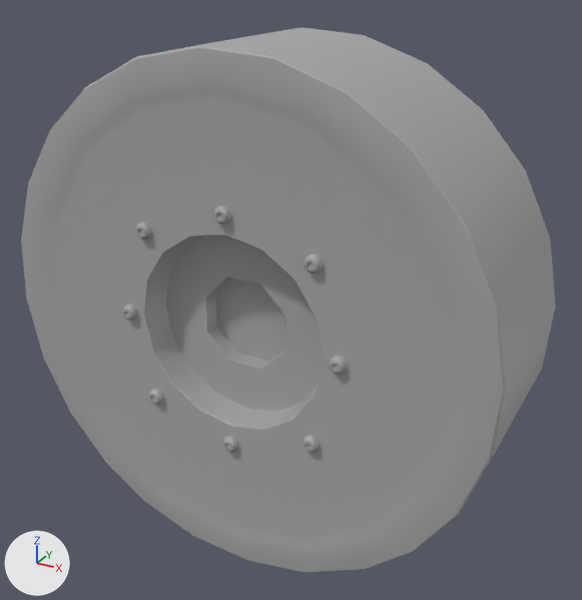
A saved change to the FBX model Assets/Assets/CarComponents/Tires/SM_Tire_OffRoad.fbx.
The view is the same before and after, from a 50 mm lens placed at (0.565, -0.972, 0.498), pointed at (0.022, 0.015, 0.005). The lights are fixed; the arrows at lower left show +X, +Y and +Z. Where no turn or scale is listed for an object, it has been applied to the vertices. Vertices at the same position are counted once.

The first picture shows 'SM_Tire_OffRoad'.
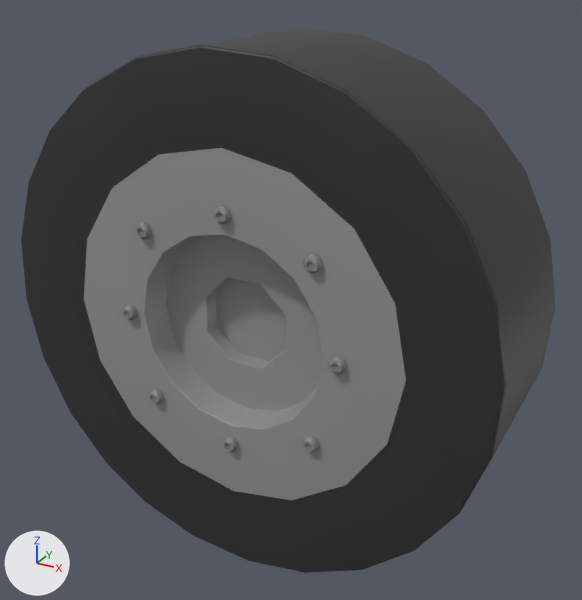
The newer file is also rescaled (x0.631), turned or shifted as a whole; pictures and numbers use the older file's frame.

What the commit changed:
Picture 'T_Gradient.png' (img_t_gradient_png) is new.
Material 'Tire_Classic' (mat_tire_classic) is new.
Its texture is img_t_gradient_png.
me_mesh has 788 vertices, 732 faces and spans x -0.388..0.388, y -0.138..0.138, z -0.388..0.388.
me_mesh is used by ob_sm_tire_offroad; location (0.0, 0.0, 0.0).
me_mesh no longer uses material mat_standardsurface1 (grey #aaaaaa).
me_mesh part 1: 48 of 788 vertices moved; they spanned x -0.359..0.358, y -0.131..-0.126, z -0.359..0.359 and now span x -0.29..0.29, y -0.131..-0.126, z -0.29..0.29; mean shift (0.0, 0.0, 0.0); largest move (-0.359, -0.131, -0.001) -> (-0.29, -0.131, -0.001).
me_mesh part 2: texture (UV) coordinates of 732 of 732 faces, centred in x -0.385..0.385, y -0.137..0.138, z -0.385..0.385, changed; they spanned u 0.0..1.0, v 0.0..1.0 and now span u 0.18..0.46, v 0.02..0.09.
me_mesh now uses material mat_tire_classic (picture img_t_gradient_png).

Changed parts and their boxes (x1, y1, x2, y2) in the pictures (582 x 600 px; the box of a moved part takes in the faces that stretch with it):
'SM_Tire_OffRoad', recoloured, reshaped, surface changed
    both: (21, 27, 555, 573)
part 1 of me_mesh, moved or reshaped
    both: (21, 48, 502, 572)
part 2 of me_mesh, surface changed
    both: (21, 27, 555, 573)
